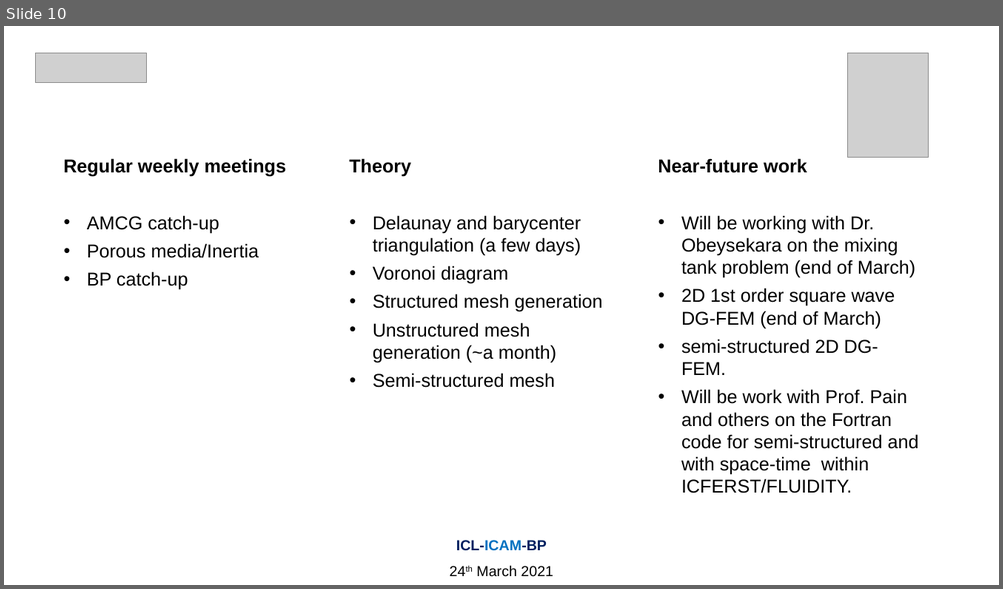
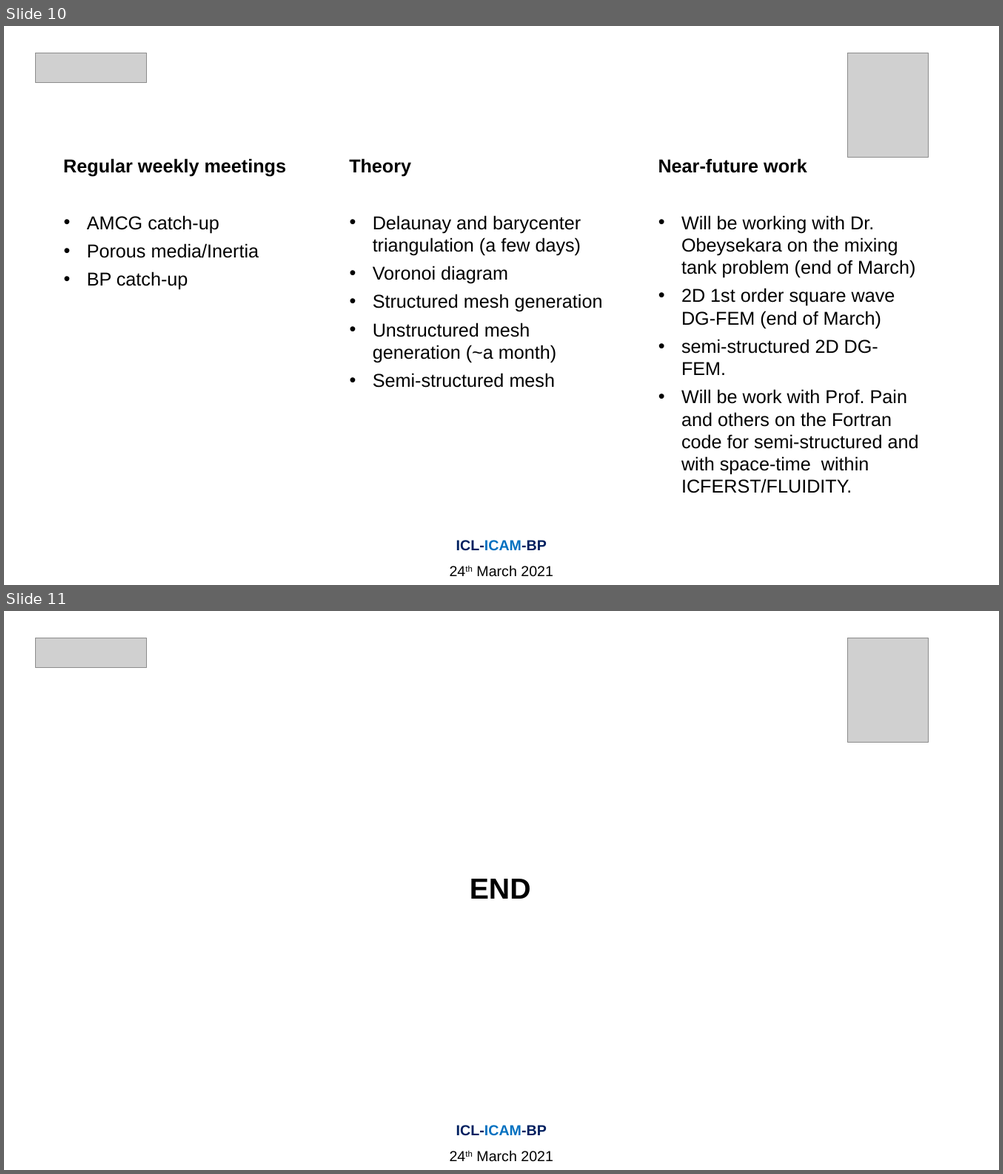
Before and after one commit to Amin-Nadimy/Wave-Equation, a slide deck: BP/BP-ICAM 24 Mar 2021.pptx. Shown one above the other, each under a label of ours: slide 10 before the commit, slides 10 and 11 after it. The pictures are 1003x589 and 1003x1174 pixels, drawn with LibreOffice and Linux fonts; fonts in the diff are those of the drawing; grey boxes stand for pictures. Boxes give left, top, right and bottom in pixels: in the first picture for what was removed or moved away, otherwise in the second. Text is boxed around its words. In the diff, an @@ line names an element or a change of style, - is before the commit and + after.

```diff
--- a/BP/BP-ICAM 24 Mar 2021.pptx
+++ b/BP/BP-ICAM 24 Mar 2021.pptx
@@ slide 11 added at <box>4,611,999,1170</box>, background #FFFFFF @@
@@ picture added at <box>35,638,147,667</box> @@
@@ picture added at <box>847,638,928,742</box> @@
@@ text added at <box>469,879,531,899</box>, 28 pt, text #000000, bold @@
+END
@@ text added at <box>456,1125,553,1162</box>, 14 pt, text #000000 @@
+ICL-ICAM-BP
+24th March 2021
```
Also in this commit, not shown: 5 slides changed, 7 other files.
